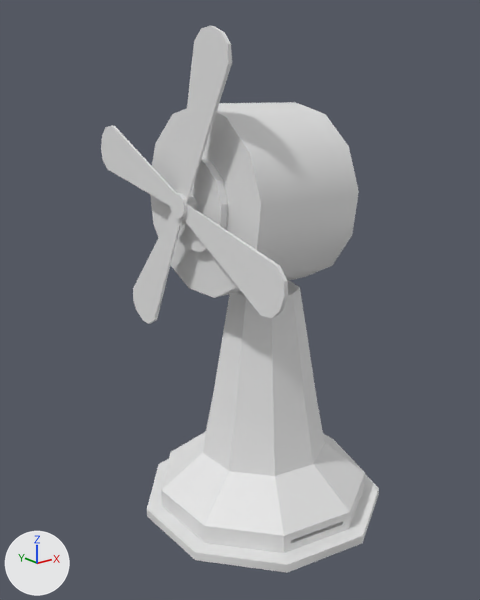
The FBX model Assets/Assets/Ecole/Ventilator.FBX, before and after one commit.
Both versions are drawn from a camera (50 mm lens) standing at (-0.373, -0.432, 0.378) and looking at (-0.018, 0.013, 0.2). The axes (+X, +Y, +Z) are drawn at lower left. The lights are the same throughout. Where no turn or scale is listed for an object, it has been applied to the vertices.

The scene before the commit, as lines of its bpy script (objects in view):
```python
me_mesh = bpy.data.meshes.new('Mesh')
me_mesh.from_pydata(...)  # 253 vertices, 491 faces; spans x -0.108..0.114, y -0.113..0.113, z 0.0..0.37
me_mesh_001 = bpy.data.meshes.new('Mesh.001')
me_mesh_001.from_pydata(...)  # 26 vertices, 48 faces; spans x -0.0031..0.0, y -0.0582..0.0656, z -0.0245..0.0362
me_mesh_002 = bpy.data.meshes.new('Mesh.002')
me_mesh_002.from_pydata(...)  # 26 vertices, 48 faces; spans x -0.0032..0.0, y -0.0661..0.0587, z -0.0394..0.0282
me_mesh_003 = bpy.data.meshes.new('Mesh.003')
me_mesh_003.from_pydata(...)  # 26 vertices, 48 faces; spans x -0.0031..0.0, y -0.0369..0.0465, z -0.0609..0.0532
me_mesh_004 = bpy.data.meshes.new('Mesh.004')
me_mesh_004.from_pydata(...)  # 26 vertices, 48 faces; spans x -0.0032..0.0, y -0.0397..0.0281, z -0.0598..0.0674
ob_ventilator = bpy.data.objects.new('Ventilator', me_mesh)
ob_ventilator.location = (0.0, 0.0, 0.0)
ob_wing_001 = bpy.data.objects.new('Wing_001', me_mesh_001)
ob_wing_001.location = (-0.0851, 0.059, 0.3143)
ob_wing_002 = bpy.data.objects.new('Wing_002', me_mesh_002)
ob_wing_002.location = (-0.0851, -0.0566, 0.2696)
ob_wing_003 = bpy.data.objects.new('Wing_003', me_mesh_003)
ob_wing_003.location = (-0.0851, 0.0332, 0.2427)
ob_wing_004 = bpy.data.objects.new('Wing_004', me_mesh_004)
ob_wing_004.location = (-0.0851, -0.0239, 0.3532)
```
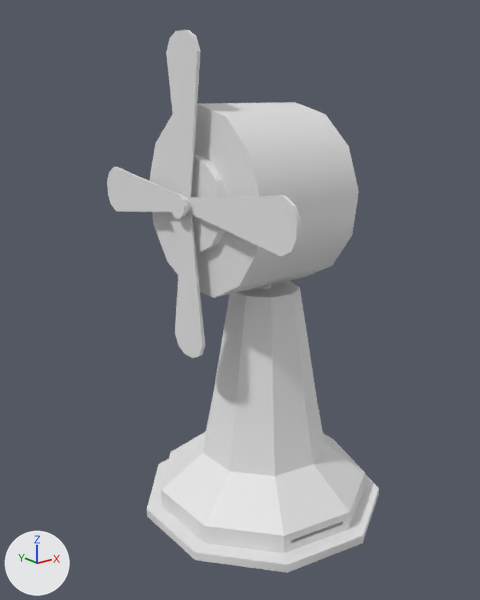
Boxes (x1, y1, x2, y2) around the edits, measured in the pictures (480 x 600 px):
'Wings', added
    after: (107, 30, 300, 358)
'Wing_004', deleted
    before: (178, 26, 232, 203)
'Wing_002', deleted
    before: (183, 204, 288, 318)
'Wing_001', deleted
    before: (101, 126, 177, 206)
'Wing_003', deleted
    before: (133, 212, 182, 324)

The change in detail:
Mesh me_mesh_001_1 is new.
It has 56 vertices, 108 faces and spans x -0.003..0.0, y -0.127..0.127, z -0.127..0.127.
Object 'Wing_002' (ob_wing_002) is deleted.
Object 'Wing_003' (ob_wing_003) is deleted.
Object 'Wing_004' (ob_wing_004) is deleted.
Object 'Wing_001' (ob_wing_001) is deleted.
Object 'Wings' (ob_wings) is new; it shows me_mesh_001_1.
Its location is (-0.0797, 0.0, 0.294).
